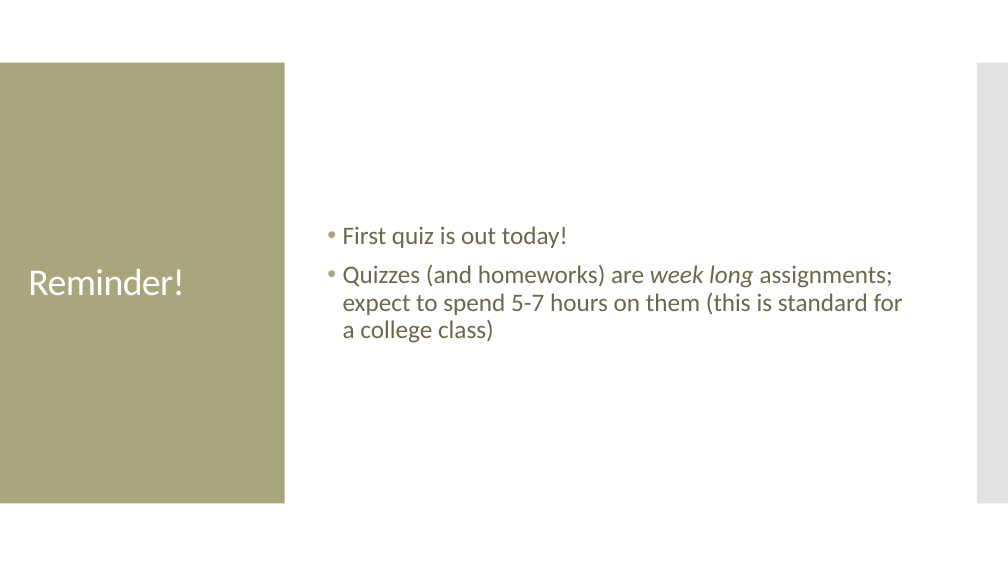
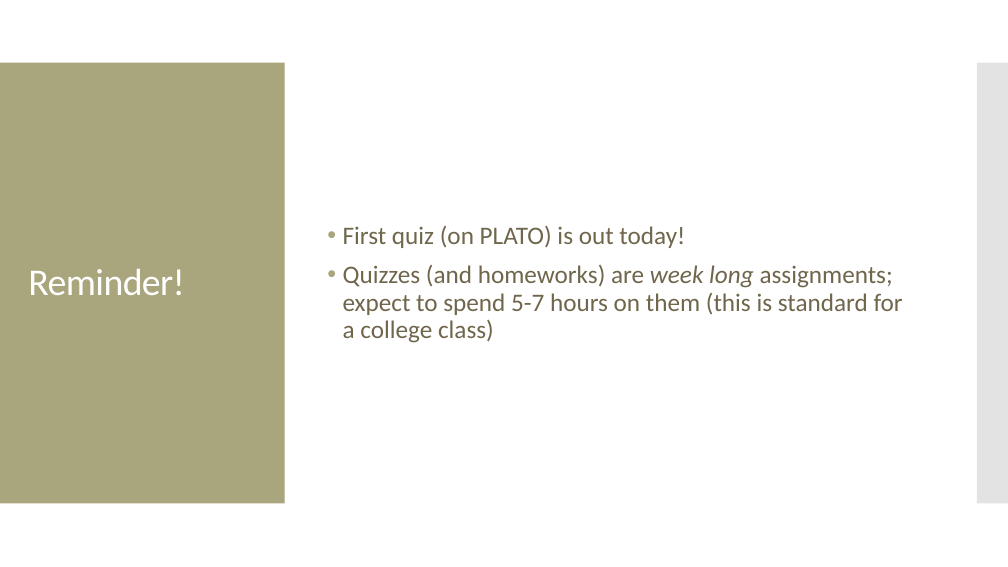
Before and after one commit to amosca01/CAIS117-S24, a slide deck: slide 2 of slides/05-user-input.pptx. Drawn at 1008x567 pixels with LibreOffice and Linux fonts; fonts in the diff are those of the drawing. Boxes give left, top, right and bottom in pixels: in the first picture for what was removed or moved away, otherwise in the second. Text is boxed around its words. In the diff, an @@ line names an element or a change of style, - is before the commit and + after.

```diff
--- a/slides/05-user-input.pptx
+++ b/slides/05-user-input.pptx
@@ text at [343, 226, 685, 248]: text changed @@
-• First quiz is out today!
+• First quiz (on PLATO) is out today!
```
Also in this commit, not shown: 5 other files.
